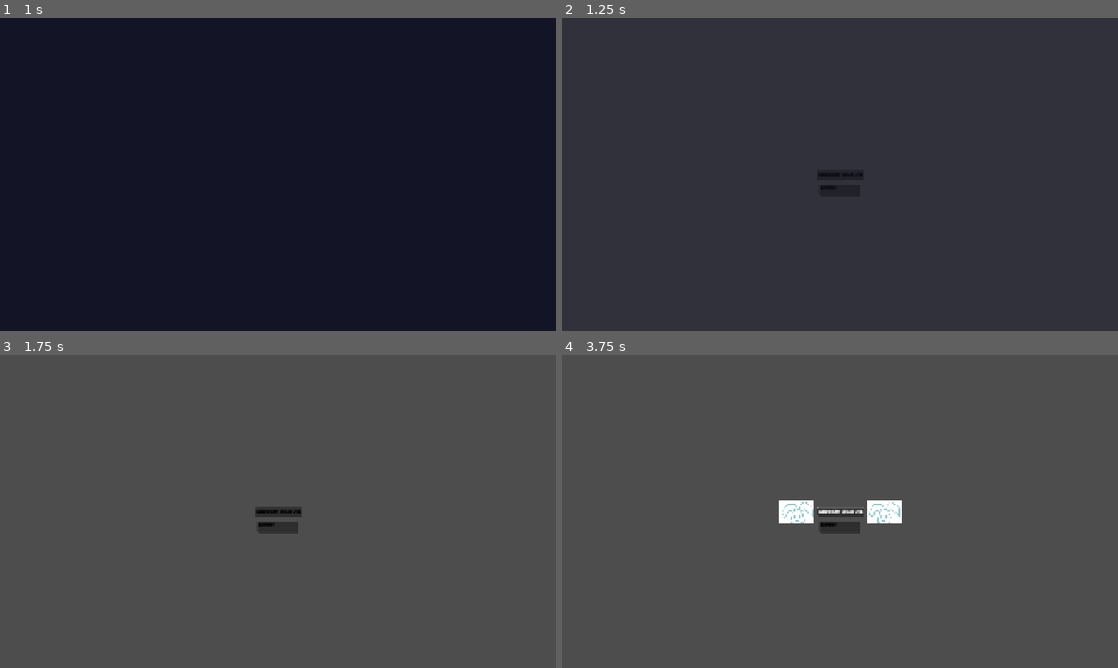
Above: before the commit, frames 1-4 (two rows, left to right).
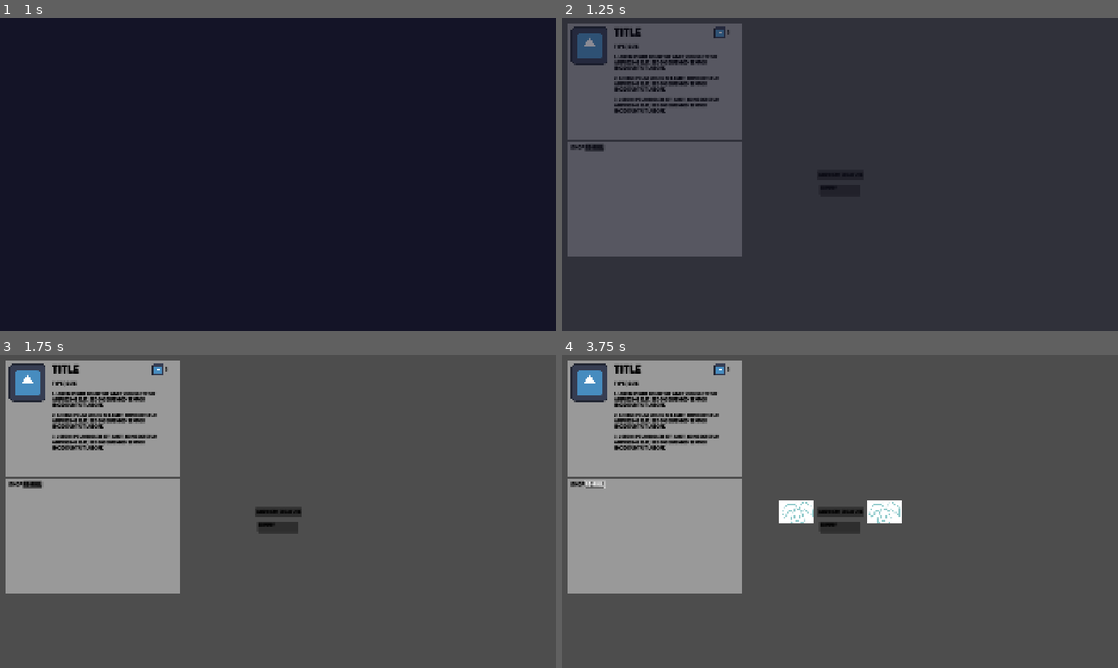
Above: after the commit, the same moments.

Repository: elliotfontaine/gmtk-2025-submission
Game: Godot game, scene res://main.tscn
Same seed, same stepped clock (60 frames per second), same inputs: the game is played once before the commit and once after it. The engine's default icon, where the game draws it, is replaced by a stand-in: a white triangle on a blue panel in a dark square.
Inputs (mouse positions are in pixels of both pictures, inside the frame that each line leads up to):
- Up to frame 1 (1 s): click "play." at 0.5 s
- Up to frame 2 (1.25 s): no input
- Up to frame 3 (1.75 s): click (33, 483) at 1.25 s, where only the run after the commit has a clickable "RE-ROLL"
- Up to frame 4 (3.75 s): click "add new creature" at 2 s; click "add new creature" at 2.75 s; click (595, 483) at 3.5 s, where only the run after the commit has a clickable "RE-ROLL"

Frame 1 is identical in both runs. In frame 2, 21% of the frame differs, in the area x 1-33%, y 1-77%; in frame 3, 22%; in frame 4, 22%, in the area x 1-55%, y 1-77%.

Commit message:
feat: add basic creature and shop panels

Diff:
--- /dev/null
+++ b/game/ui/creature_card_panel.tscn
@@ -0,0 +1,85 @@
+[gd_scene load_steps=3 format=3 uid="uid://bbetjgrjbsdi8"]
+
+[ext_resource type="Texture2D" uid="uid://bps01wgl8tq26" path="res://assets/godot.svg" id="1_ptfb3"]
+
+[sub_resource type="StyleBoxEmpty" id="StyleBoxEmpty_ptfb3"]
+
+[node name="CreatureCardPanel" type="PanelContainer"]
+custom_minimum_size = Vector2(600, 400)
+size_flags_horizontal = 4
+
+[node name="MarginContainer" type="MarginContainer" parent="."]
+layout_mode = 2
+theme_override_constants/margin_left = 10
+theme_override_constants/margin_top = 10
+theme_override_constants/margin_right = 10
+theme_override_constants/margin_bottom = 10
+
+[node name="HBoxContainer" type="HBoxContainer" parent="MarginContainer"]
+layout_mode = 2
+theme_override_constants/separation = 20
+
+[node name="Sprite" type="TextureRect" parent="MarginContainer/HBoxContainer"]
+layout_mode = 2
+texture = ExtResource("1_ptfb3")
+stretch_mode = 2
+
+[node name="VBoxContainer" type="VBoxContainer" parent="MarginContainer/HBoxContainer"]
+layout_mode = 2
+theme_override_constants/separation = 20
+
+[node name="HBoxContainer2" type="HBoxContainer" parent="MarginContainer/HBoxContainer/VBoxContainer"]
+layout_mode = 2
+
+[node name="Title" type="Label" parent="MarginContainer/HBoxContainer/VBoxContainer/HBoxContainer2"]
+layout_mode = 2
+theme_override_font_sizes/font_size = 40
+text = "Title"
+
+[node name="NegativeSpace" type="Panel" parent="MarginContainer/HBoxContainer/VBoxContainer/HBoxContainer2"]
+layout_mode = 2
+size_flags_horizontal = 3
+theme_override_styles/panel = SubResource("StyleBoxEmpty_ptfb3")
+
+[node name="TextureRect" type="TextureRect" parent="MarginContainer/HBoxContainer/VBoxContainer/HBoxContainer2"]
+layout_mode = 2
+texture = ExtResource("1_ptfb3")
+expand_mode = 3
+
+[node name="Range" type="Label" parent="MarginContainer/HBoxContainer/VBoxContainer/HBoxContainer2"]
+layout_mode = 2
+text = "3"
+
+[node name="HBoxContainer" type="HBoxContainer" parent="MarginContainer/HBoxContainer/VBoxContainer"]
+layout_mode = 2
+
+[node name="Type" type="Label" parent="MarginContainer/HBoxContainer/VBoxContainer/HBoxContainer"]
+layout_mode = 2
+text = "Type"
+horizontal_alignment = 1
+vertical_alignment = 1
+
+[node name="VSeparator" type="VSeparator" parent="MarginContainer/HBoxContainer/VBoxContainer/HBoxContainer"]
+layout_mode = 2
+
+[node name="Size" type="Label" parent="MarginContainer/HBoxContainer/VBoxContainer/HBoxContainer"]
+layout_mode = 2
+text = "Size"
+
+[node name="Effect1" type="Label" parent="MarginContainer/HBoxContainer/VBoxContainer"]
+custom_minimum_size = Vector2(400, 0)
+layout_mode = 2
+text = "1: Lorem ipsum dolor sit amet, consectetur adipiscing elit, sed do eiusmod tempor incididunt ut labore."
+autowrap_mode = 3
+
+[node name="Effect2" type="Label" parent="MarginContainer/HBoxContainer/VBoxContainer"]
+custom_minimum_size = Vector2(400, 0)
+layout_mode = 2
+text = "2: Lorem ipsum dolor sit amet, consectetur adipiscing elit, sed do eiusmod tempor incididunt ut labore."
+autowrap_mode = 3
+
+[node name="Effect3" type="Label" parent="MarginContainer/HBoxContainer/VBoxContainer"]
+custom_minimum_size = Vector2(400, 0)
+layout_mode = 2
+text = "3: Lorem ipsum dolor sit amet, consectetur adipiscing elit, sed do eiusmod tempor incididunt ut labore."
+autowrap_mode = 3
--- /dev/null
+++ b/game/ui/shop_panel.tscn
@@ -0,0 +1,30 @@
+[gd_scene format=3 uid="uid://d288g7tvym65q"]
+
+[node name="ShopPanel" type="PanelContainer"]
+custom_minimum_size = Vector2(600, 400)
+size_flags_horizontal = 4
+
+[node name="MarginContainer" type="MarginContainer" parent="."]
+layout_mode = 2
+theme_override_constants/margin_left = 10
+theme_override_constants/margin_top = 10
+theme_override_constants/margin_right = 10
+theme_override_constants/margin_bottom = 10
+
+[node name="VBoxContainer" type="VBoxContainer" parent="MarginContainer"]
+layout_mode = 2
+
+[node name="Header" type="HBoxContainer" parent="MarginContainer/VBoxContainer"]
+layout_mode = 2
+
+[node name="Title" type="Label" parent="MarginContainer/VBoxContainer/Header"]
+layout_mode = 2
+text = "Shop"
+
+[node name="Button" type="Button" parent="MarginContainer/VBoxContainer/Header"]
+layout_mode = 2
+text = "RE-ROLL"
+
+[node name="GridContainer" type="GridContainer" parent="MarginContainer/VBoxContainer"]
+layout_mode = 2
+columns = 2
--- a/world.tscn
+++ b/world.tscn
@@ -1,6 +1,8 @@
-[gd_scene load_steps=2 format=3 uid="uid://tcckc601ceki"]
+[gd_scene load_steps=4 format=3 uid="uid://tcckc601ceki"]
 
 [ext_resource type="Script" uid="uid://bg8gi7qa4s4qq" path="res://world.gd" id="1_f3sb7"]
+[ext_resource type="PackedScene" uid="uid://bbetjgrjbsdi8" path="res://game/ui/creature_card_panel.tscn" id="2_tlwt5"]
+[ext_resource type="PackedScene" uid="uid://d288g7tvym65q" path="res://game/ui/shop_panel.tscn" id="3_aqk2v"]
 
 [node name="World" type="Node2D"]
 script = ExtResource("1_f3sb7")
@@ -31,4 +33,23 @@
 placeholder_text = "bunny"
 metadata/_edit_use_anchors_ = true
 
+[node name="UI" type="CanvasLayer" parent="."]
+
+[node name="LeftSideUi" type="MarginContainer" parent="UI"]
+offset_right = 640.0
+offset_bottom = 440.0
+theme_override_constants/margin_left = 20
+theme_override_constants/margin_top = 20
+theme_override_constants/margin_right = 20
+theme_override_constants/margin_bottom = 20
+
+[node name="HBoxContainer" type="VBoxContainer" parent="UI/LeftSideUi"]
+layout_mode = 2
+
+[node name="CreatureCardPanel" parent="UI/LeftSideUi/HBoxContainer" instance=ExtResource("2_tlwt5")]
+layout_mode = 2
+
+[node name="ShopPanel" parent="UI/LeftSideUi/HBoxContainer" instance=ExtResource("3_aqk2v")]
+layout_mode = 2
+
 [connection signal="pressed" from="ButtonAdd" to="." method="_on_button_add_pressed"]
